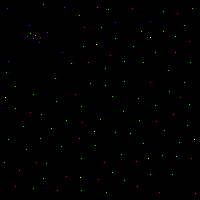
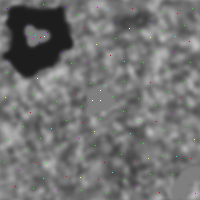
Two versions of the same layered image (200px x 200px). Layer-by-layer changes:
added layer "ranas" above "Personaje" over (37, 28, 130, 79)
hid "fondo negro" over (0, 0, 200, 200)
